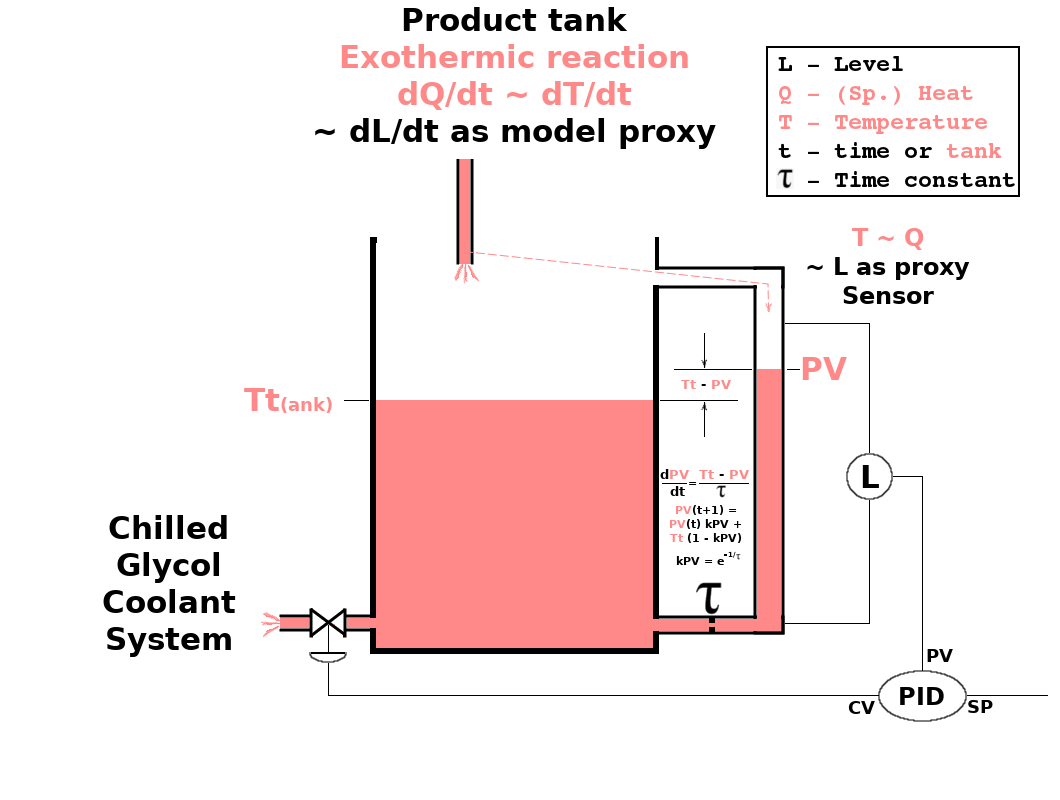
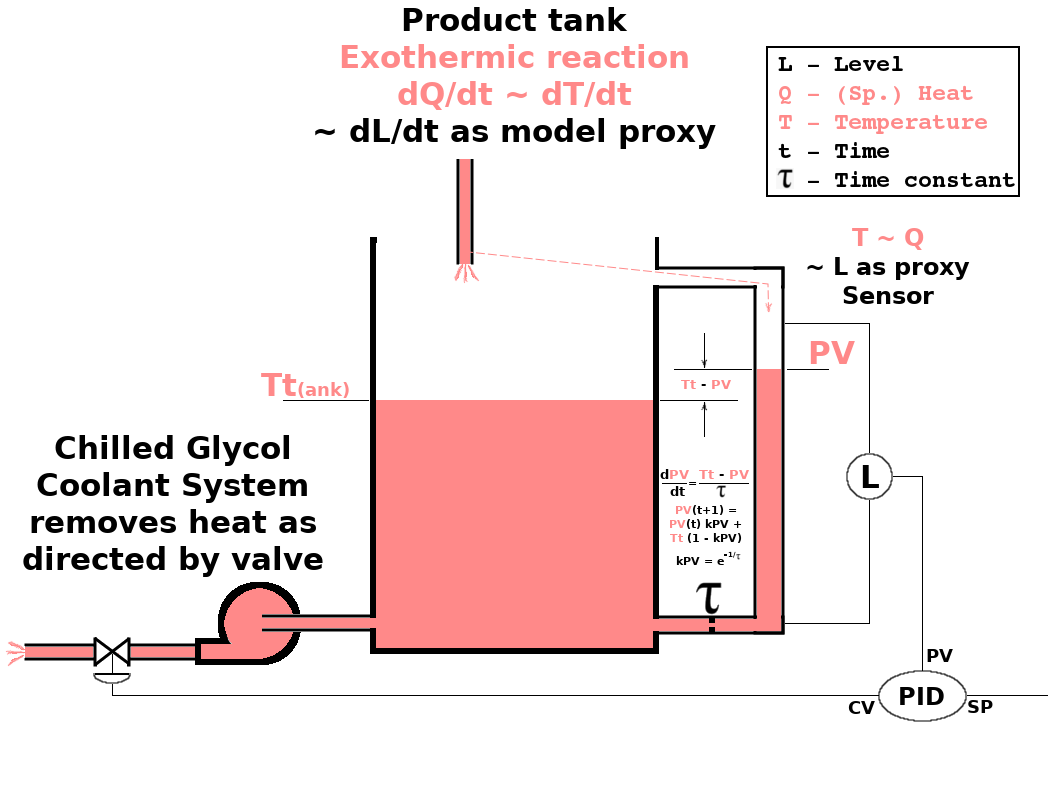
Layered file, before and after one edit (1060x800). Changes by layer:
painted on "Tt(ank)" over (x1=244, y1=373, x2=349, y2=413)
painted on "PV #1" over (x1=802, y1=341, x2=855, y2=380)
painted on "L - Level ..." over (x1=834, y1=143, x2=1002, y2=158)
renamed "Chilled ..." to "Chilled Glycol ...", painted on it over (x1=23, y1=435, x2=323, y2=657)
painted on "Background" over (x1=5, y1=369, x2=829, y2=696)
